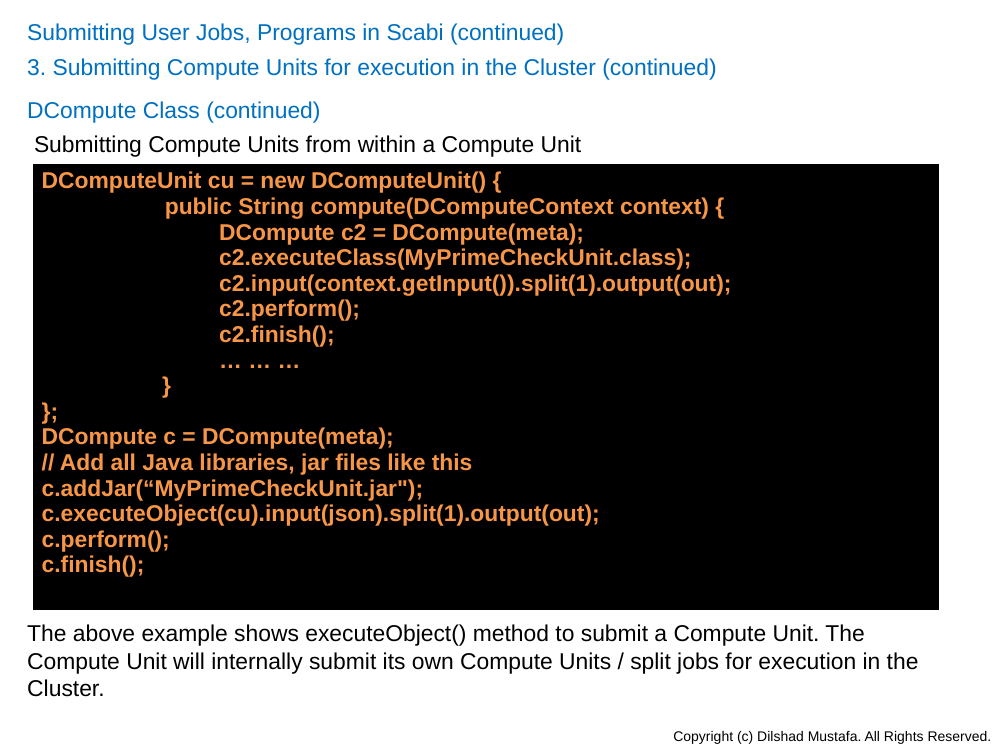
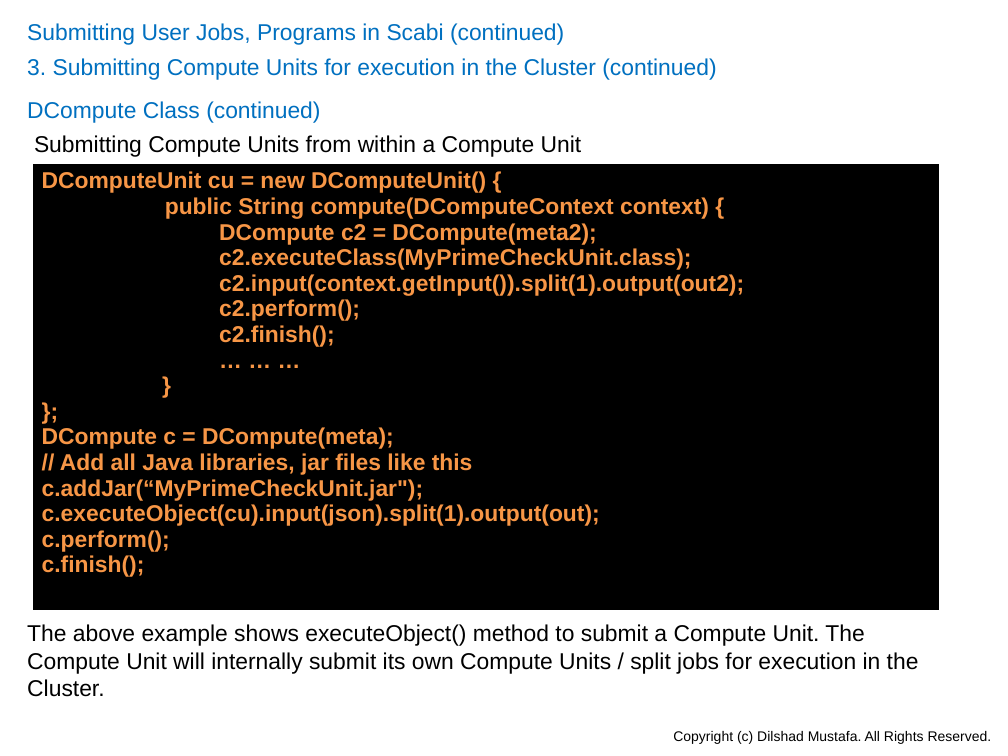
Before and after one commit to dilshadmustafa/scabi, a slide deck: slide 23 of Documentation/Scabi.pptx. Drawn at 1008x756 pixels with LibreOffice and Linux fonts; fonts in the diff are those of the drawing. Boxes give left, top, right and bottom in pixels: in the first picture for what was removed or moved away, otherwise in the second. Text is boxed around its words. In the diff, an @@ line names an element or a change of style, - is before the commit and + after.

```diff
--- a/Documentation/Scabi.pptx
+++ b/Documentation/Scabi.pptx
@@ table at [33, 164, 940, 612] @@
@@ row 1, column 1: "DComputeUnit cu = new DComputeUnit() { / public String compute(DComputeContext context) { / DCompute c2 = DCompute(meta); / c2.executeClass(MyPrimeCheckUnit.class); / c2.input(context.getInput()).split(1).output(out); / c2.perform(); / c2.finish(); / … … … / } / }; / DCompute c = DCompute(meta); / // Add all Java libraries, jar files like this / c.addJar(“MyPrimeCheckUnit.jar"); / c.executeObject(cu).input(json).split(1).output(out); / c.perform(); / c.finish();" to "DComputeUnit cu = new DComputeUnit() { / public String compute(DComputeContext context) { / DCompute c2 = DCompute(meta2); / c2.executeClass(MyPrimeCheckUnit.class); / c2.input(context.getInput()).split(1).output(out2); / c2.perform(); / c2.finish(); / … … … / } / }; / DCompute c = DCompute(meta); / // Add all Java libraries, jar files like this / c.addJar(“MyPrimeCheckUnit.jar"); / c.executeObject(cu).input(json).split(1).output(out); / c.perform(); / c.finish();" @@
```
Also in this commit, not shown: 10 other slides changed.
